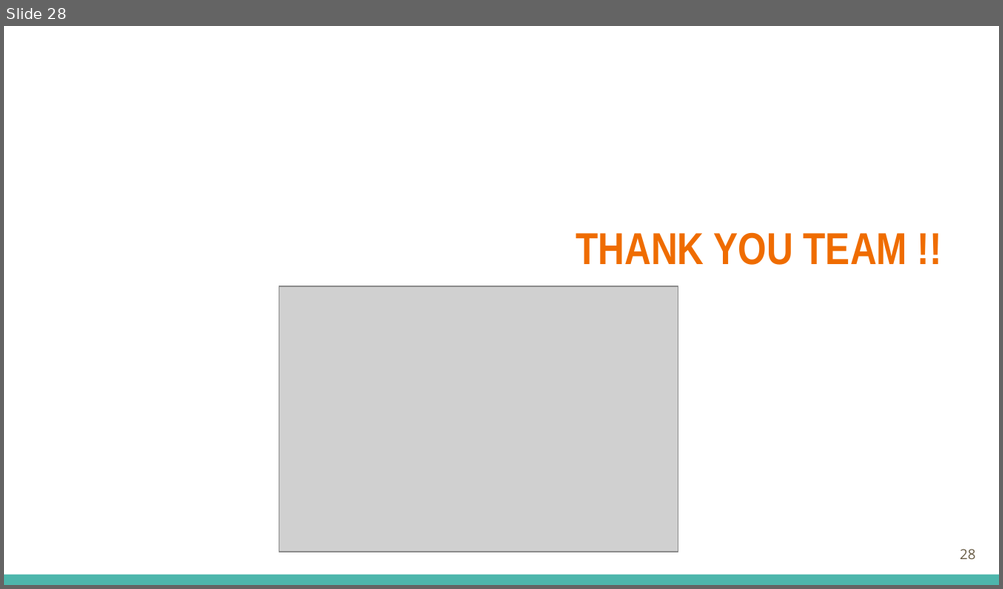
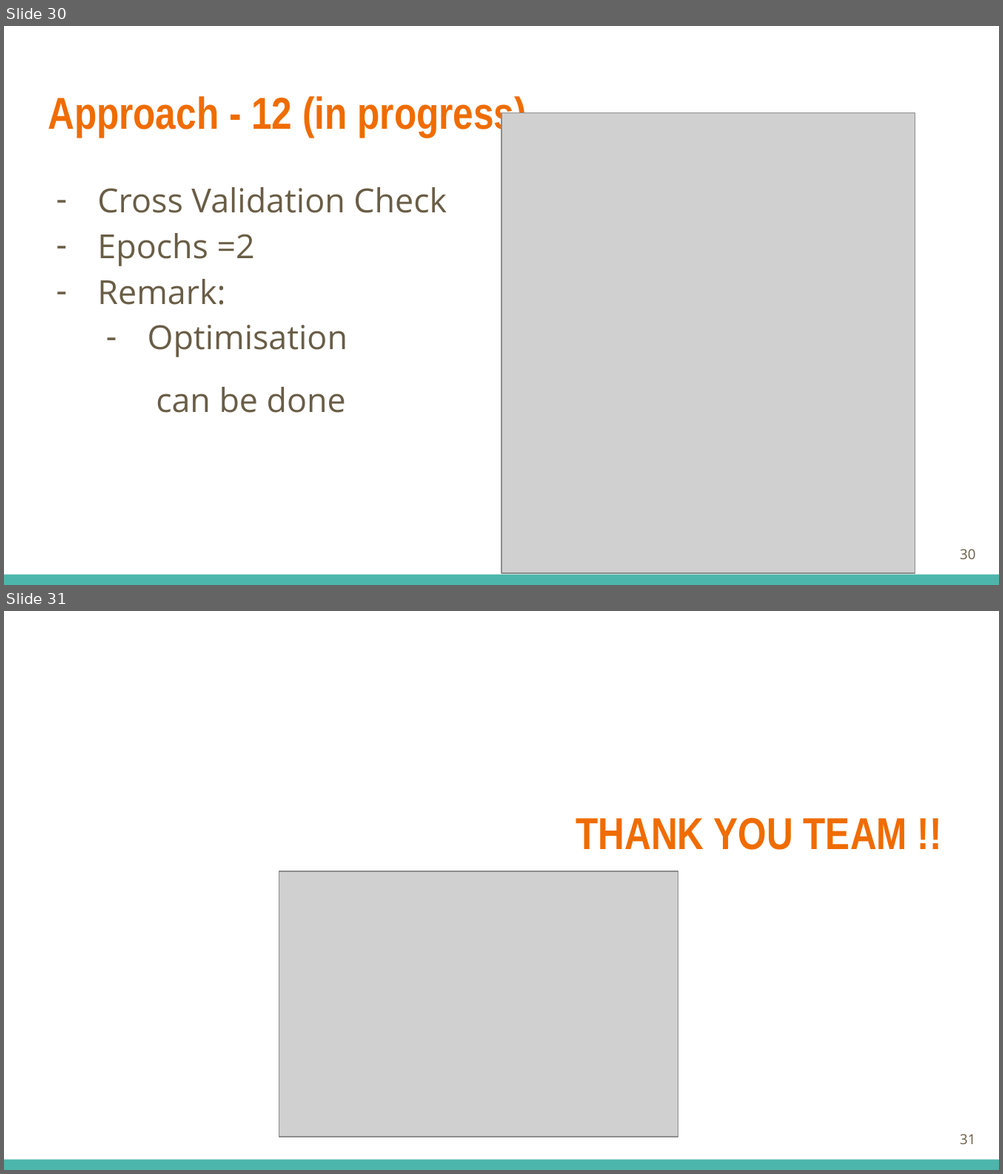
Before and after one commit to mohit-bags/BERT-Notebooks, a slide deck: Presentation_Data_Science.pptx. Shown one above the other, each under a label of ours: slide 28 before the commit, slides 30 and 31 after it. The pictures are 1003x589 and 1003x1174 pixels, drawn with LibreOffice and Linux fonts; fonts in the diff are those of the drawing; grey boxes stand for pictures. Boxes give left, top, right and bottom in pixels: in the first picture for what was removed or moved away, otherwise in the second. Text is boxed around its words. In the diff, an @@ line names an element or a change of style, - is before the commit and + after.

```diff
--- a/Presentation_Data_Science.pptx
+++ b/Presentation_Data_Science.pptx
@@ slide 30 added at [4,26,999,585], background #FFFFFF; not listed: 1 template element that a slide beside it also shows @@
@@ title added at [48,96,526,137], 32.4 pt, text #EF6C00, bold @@
+Approach - 12 (in progress)
@@ picture added at [501,113,915,574] @@
@@ text added at [97,187,447,413], 24 pt, text #695D46 @@
+– Cross Validation Check
+– Epochs =2
+– Remark:
+  – Optimisation
+can be done
@@ page number added at [959,549,975,560], 10 pt, text #695D46 @@
+30
@@ what was slide 28 is now slide 31 @@
@@ page number at [959,1134,975,1145]: text changed @@
-28
+31
```
Also in this commit, not shown: 3 slides changed, 2 other slides added, 10 other files.
